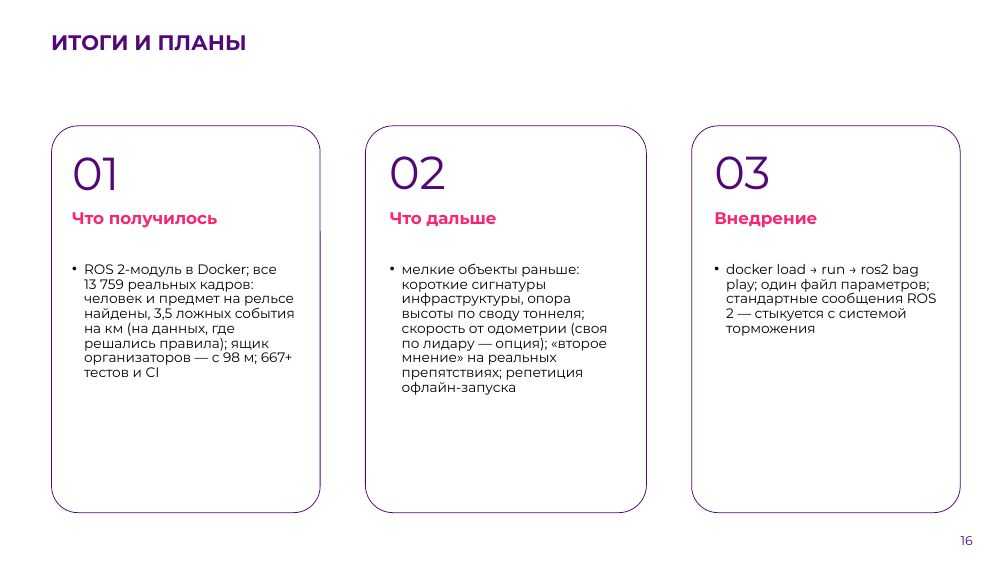
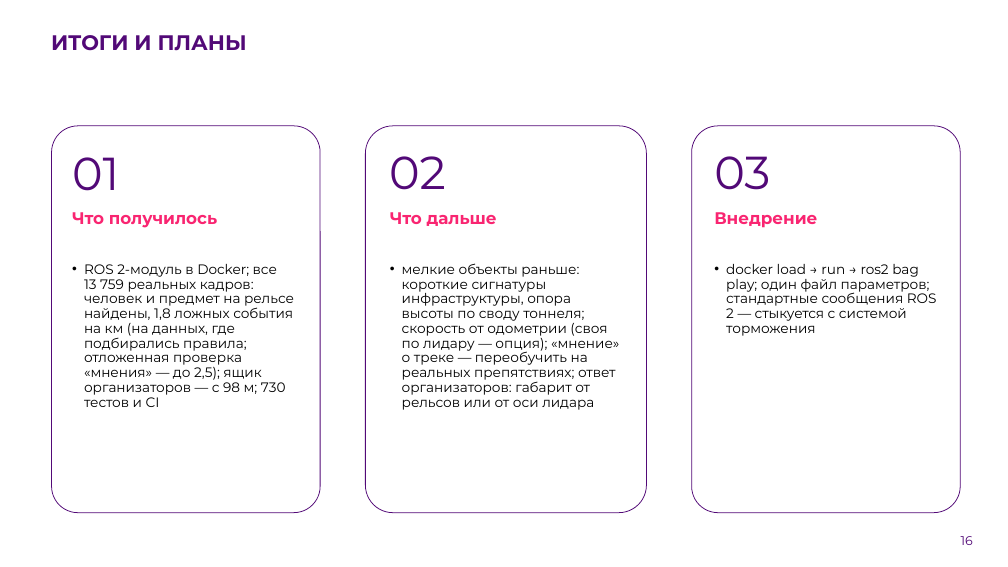
Before and after one commit to pmixay/ReSense, a slide deck: slide 16 of docs/presentation/ReSense_LCT2026.pptx. Drawn at 1008x567 pixels with LibreOffice and Linux fonts; fonts in the diff are those of the drawing; background and template pictures are left out. Boxes give left, top, right and bottom in pixels: in the first picture for what was removed or moved away, otherwise in the second. Text is boxed around its words. In the diff, an @@ line names an element or a change of style, - is before the commit and + after.

```diff
--- a/docs/presentation/ReSense_LCT2026.pptx
+++ b/docs/presentation/ReSense_LCT2026.pptx
@@ text at bbox=[84, 264, 294, 407]: text changed @@
-• ROS 2-модуль в Docker; все 13 759 реальных кадров: человек и предмет на рельсе найдены, 3,5 ложных события на км (на данных, где решались правила); ящик организаторов — с 98 м; 667+ тестов и CI
+• ROS 2-модуль в Docker; все 13 759 реальных кадров: человек и предмет на рельсе найдены, 1,8 ложных события на км (на данных, где подбирались правила; отложенная проверка «мнения» — до 2,5); ящик организаторов — с 98 м; 730 тестов и CI
@@ text at bbox=[402, 263, 619, 410]: text changed @@
-• мелкие объекты раньше: короткие сигнатуры инфраструктуры, опора высоты по своду тоннеля; скорость от одометрии (своя по лидару — опция); «второе мнение» на реальных препятствиях; репетиция офлайн-запуска
+• мелкие объекты раньше: короткие сигнатуры инфраструктуры, опора высоты по своду тоннеля; скорость от одометрии (своя по лидару — опция); «мнение» о треке — переобучить на реальных препятствиях; ответ организаторов: габарит от рельсов или от оси лидара
```
Also in this commit, not shown: 8 other slides changed, 17 other files.
